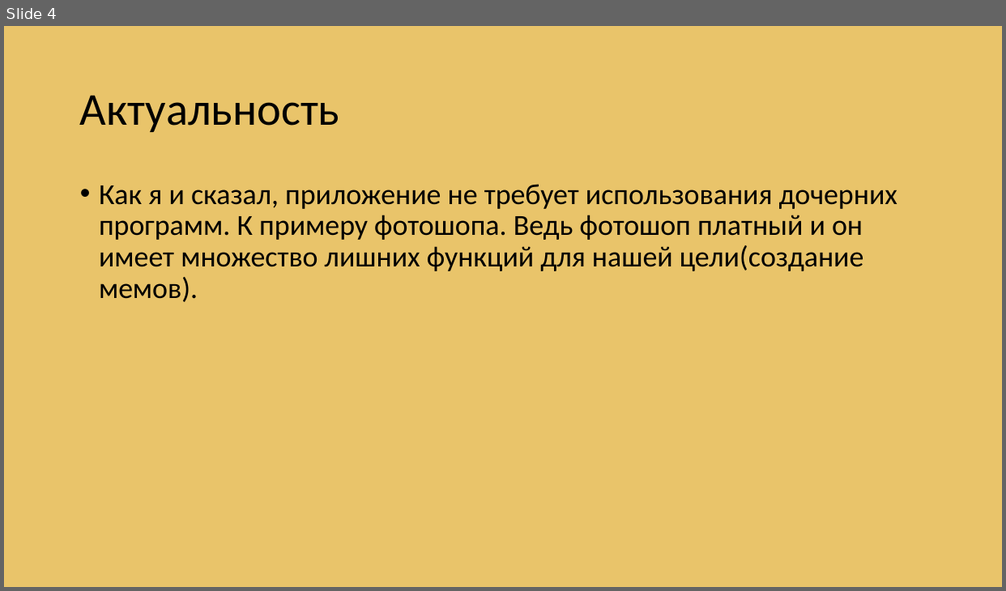
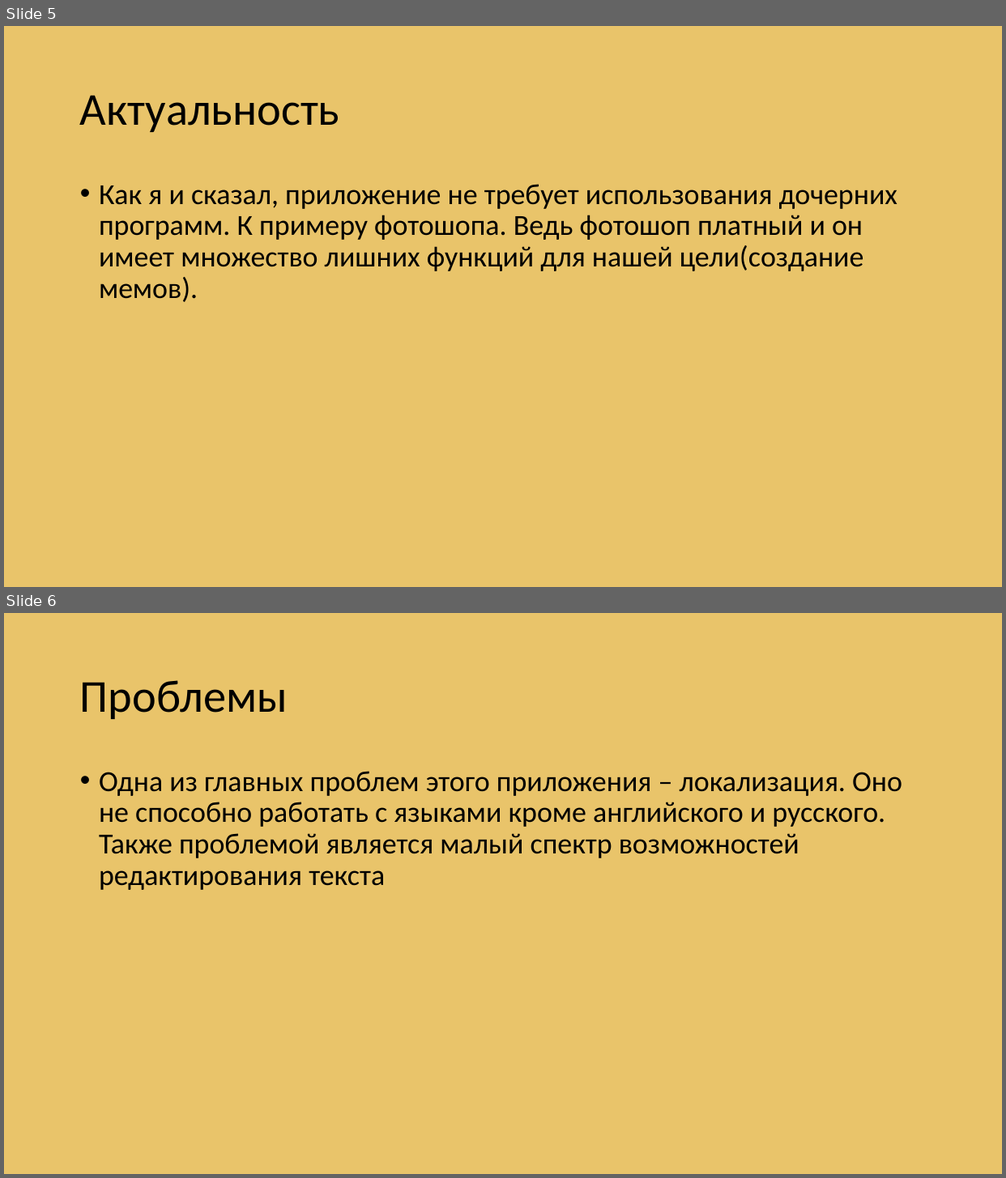
Before and after one commit to Albertlll/Mem_generator, a slide deck: презентация.pptx. Shown one above the other, each under a label of ours: slide 4 before the commit, slides 5 and 6 after it. The pictures are 1006x591 and 1006x1178 pixels, drawn with LibreOffice and Linux fonts; fonts in the diff are those of the drawing. Boxes give left, top, right and bottom in pixels: in the first picture for what was removed or moved away, otherwise in the second. Text is boxed around its words. In the diff, an @@ line names an element or a change of style, - is before the commit and + after.

```diff
--- a/презентация.pptx
+++ b/презентация.pptx
@@ slide 6 added at [4, 613, 1002, 1174], background #E9C46A @@
@@ title added at [80, 680, 288, 719], 44 pt, text #000000 @@
+Проблемы
@@ text added at [99, 771, 902, 890], 28 pt, text #000000 @@
+• Одна из главных проблем этого приложения – локализация. Оно не способно работать с языками кроме английского и русского. Также проблемой является малый спектр возможностей редактирования текста
@@ what was slide 4 is now slide 5 @@
```
Also in this commit, not shown: 3 slides changed, 1 other slide added.
